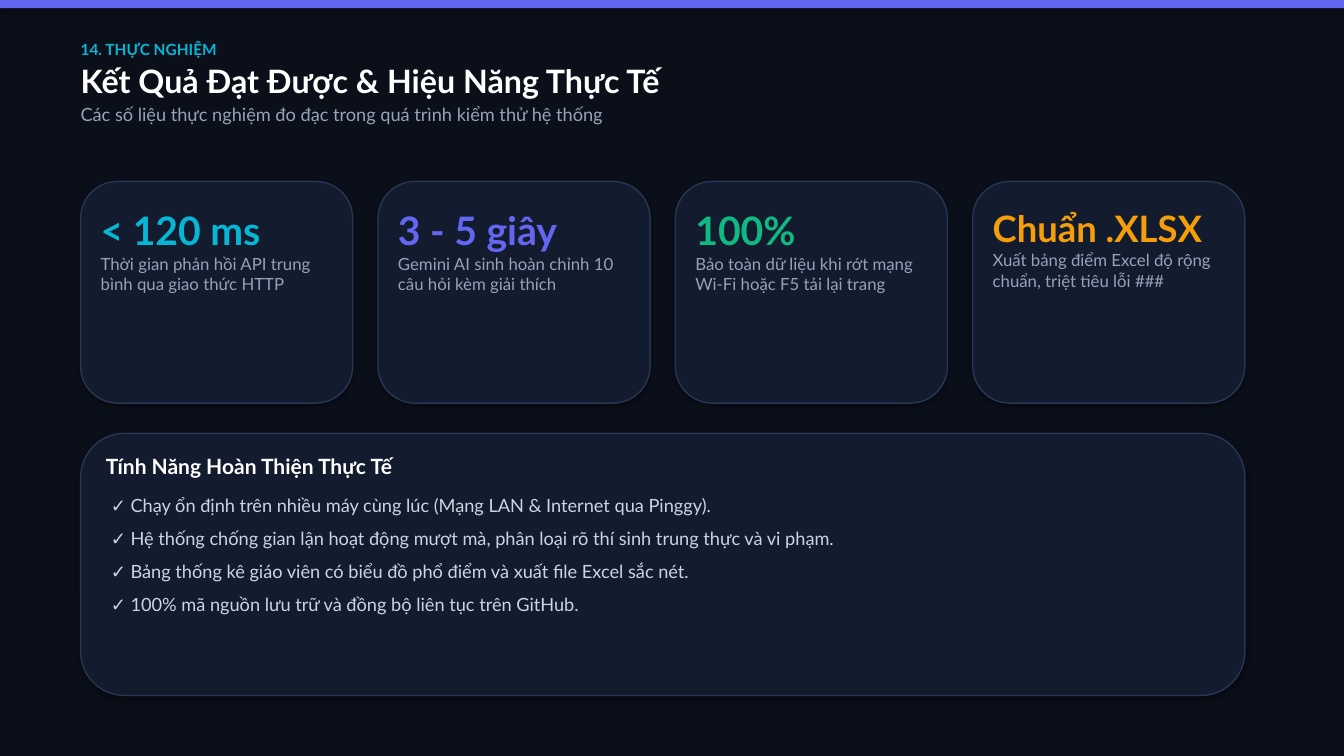
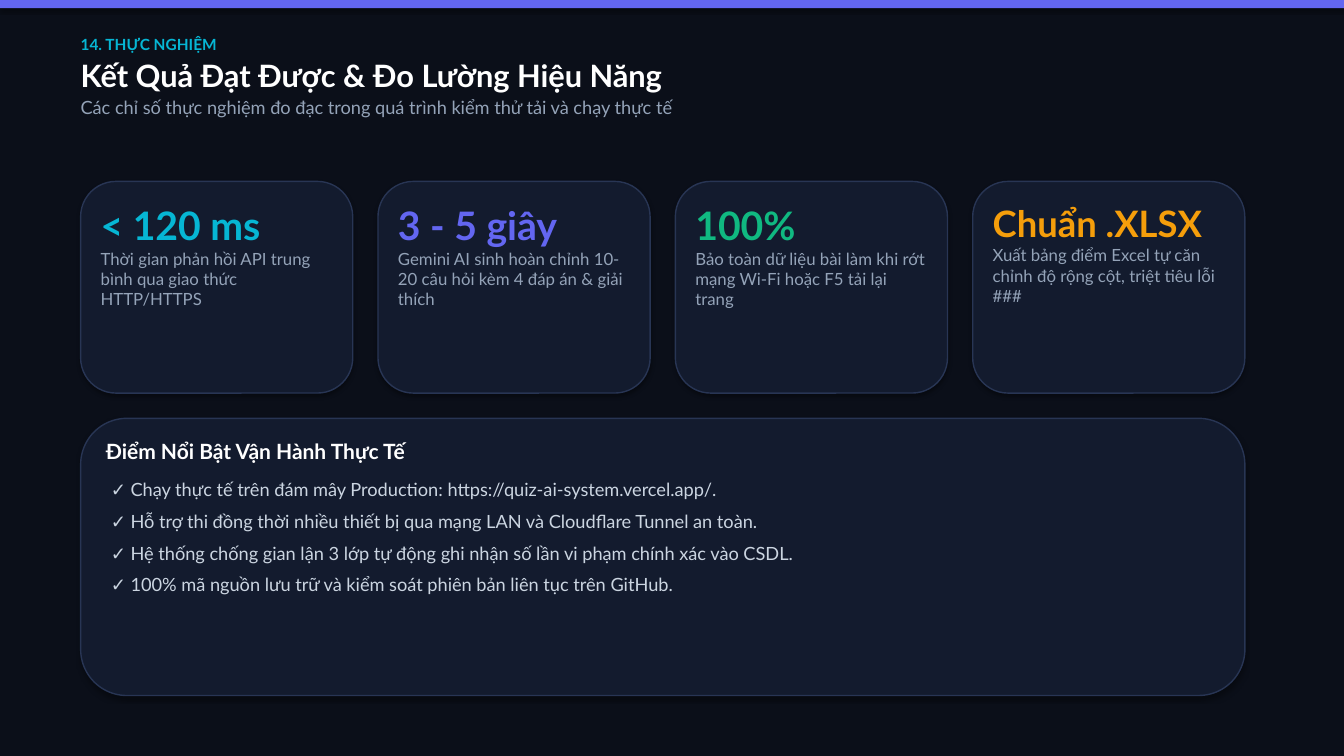
Before and after one commit to hieuqt05/quiz-ai-system, a slide deck: slide 15 of slide_thuyet_trinh_QuizAI_final.pptx. Drawn at 1344x756 pixels with LibreOffice and Linux fonts; fonts in the diff are those of the drawing. Boxes give left, top, right and bottom in pixels: in the first picture for what was removed or moved away, otherwise in the second. Text is boxed around its words. In the diff, an @@ line names an element or a change of style, - is before the commit and + after.

```diff
--- a/slide_thuyet_trinh_QuizAI_final.pptx
+++ b/slide_thuyet_trinh_QuizAI_final.pptx
@@ text at bbox=[81, 62, 672, 118]: text changed @@
-Kết Quả Đạt Được & Hiệu Năng Thực Tế
-Các số liệu thực nghiệm đo đạc trong quá trình kiểm thử hệ thống
+Kết Quả Đạt Được & Đo Lường Hiệu Năng
+Các chỉ số thực nghiệm đo đạc trong quá trình kiểm thử tải và chạy thực tế
@@ rounded rectangle: place and size @@
-rounded rectangle at bbox=[81, 181, 353, 403]
+rounded rectangle at bbox=[81, 181, 353, 393]
@@ rounded rectangle: place and size @@
-rounded rectangle at bbox=[378, 181, 650, 403]
+rounded rectangle at bbox=[378, 181, 650, 393]
@@ rounded rectangle: place and size @@
-rounded rectangle at bbox=[676, 181, 948, 403]
+rounded rectangle at bbox=[676, 181, 948, 393]
@@ rounded rectangle: place and size @@
-rounded rectangle at bbox=[973, 181, 1245, 403]
+rounded rectangle at bbox=[973, 181, 1245, 393]
@@ text at bbox=[101, 251, 311, 306]: text changed @@
-Thời gian phản hồi API trung bình qua giao thức HTTP
+Thời gian phản hồi API trung bình qua giao thức HTTP/HTTPS
@@ text at bbox=[398, 252, 623, 305]: text changed @@
-Gemini AI sinh hoàn chỉnh 10 câu hỏi kèm giải thích
+Gemini AI sinh hoàn chỉnh 10-20 câu hỏi kèm 4 đáp án & giải thích
@@ text at bbox=[695, 252, 925, 308]: text changed @@
-Bảo toàn dữ liệu khi rớt mạng Wi-Fi hoặc F5 tải lại trang
+Bảo toàn dữ liệu bài làm khi rớt mạng Wi-Fi hoặc F5 tải lại trang
@@ text at bbox=[993, 247, 1215, 285]: text changed @@
-Xuất bảng điểm Excel độ rộng chuẩn, triệt tiêu lỗi ###
+Xuất bảng điểm Excel tự căn chỉnh độ rộng cột, triệt tiêu lỗi ###
@@ rounded rectangle: place and size @@
-rounded rectangle at bbox=[81, 434, 1245, 696]
+rounded rectangle at bbox=[81, 418, 1245, 696]
@@ text at bbox=[106, 441, 405, 463]: text changed @@
-Tính Năng Hoàn Thiện Thực Tế
+Điểm Nổi Bật Vận Hành Thực Tế
@@ text at bbox=[131, 481, 792, 595]: text changed @@
-✓ Chạy ổn định trên nhiều máy cùng lúc (Mạng LAN & Internet qua Pinggy).
-✓ Hệ thống chống gian lận hoạt động mượt mà, phân loại rõ thí sinh trung thực và vi phạm.
-✓ Bảng thống kê giáo viên có biểu đồ phổ điểm và xuất file Excel sắc nét.
-✓ 100% mã nguồn lưu trữ và đồng bộ liên tục trên GitHub.
+✓ Chạy thực tế trên đám mây Production: https://quiz-ai-system.vercel.app/.
+✓ Hỗ trợ thi đồng thời nhiều thiết bị qua mạng LAN và Cloudflare Tunnel an toàn.
+✓ Hệ thống chống gian lận 3 lớp tự động ghi nhận số lần vi phạm chính xác vào CSDL.
+✓ 100% mã nguồn lưu trữ và kiểm soát phiên bản liên tục trên GitHub.
```
Also in this commit, not shown: 14 other slides changed, 2 slides added, 1 slide removed, 2 other files.
